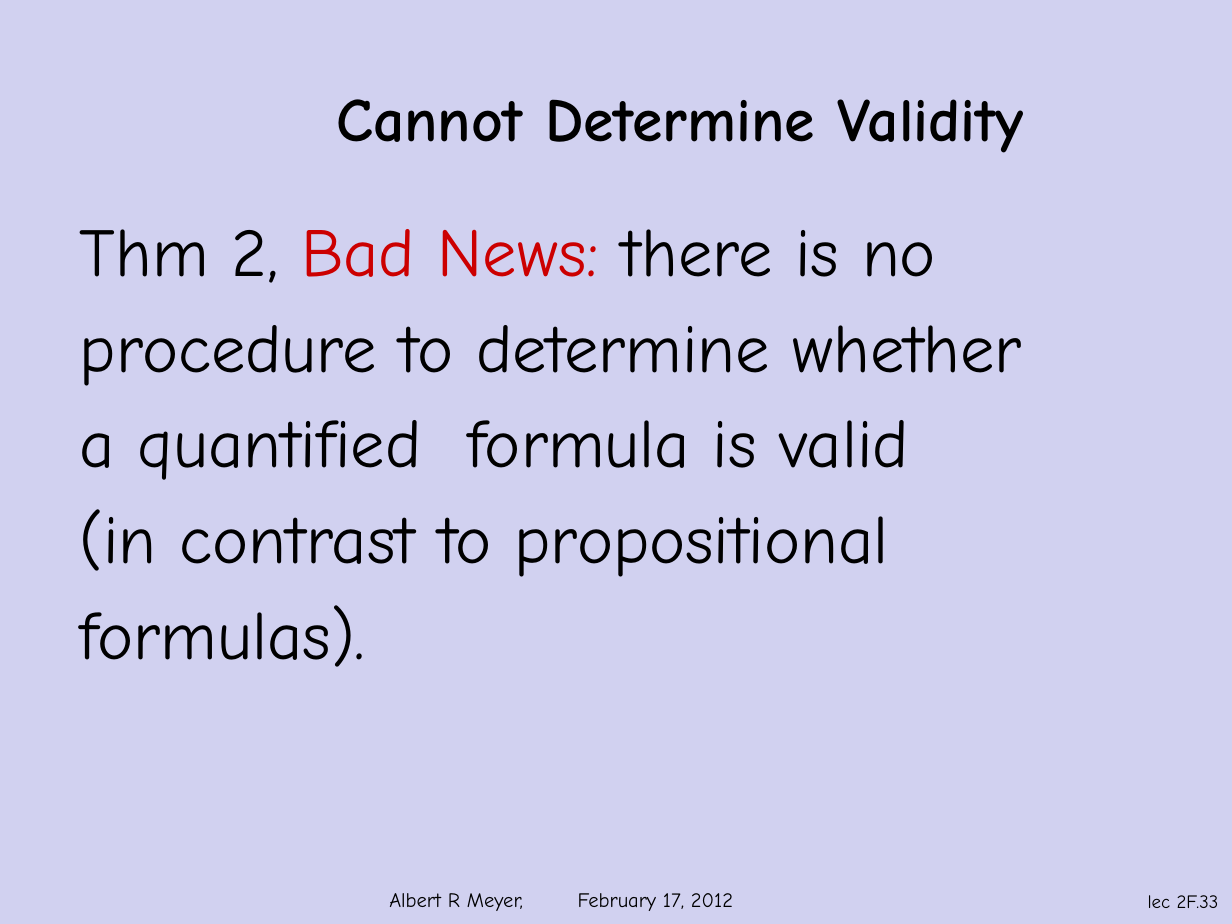
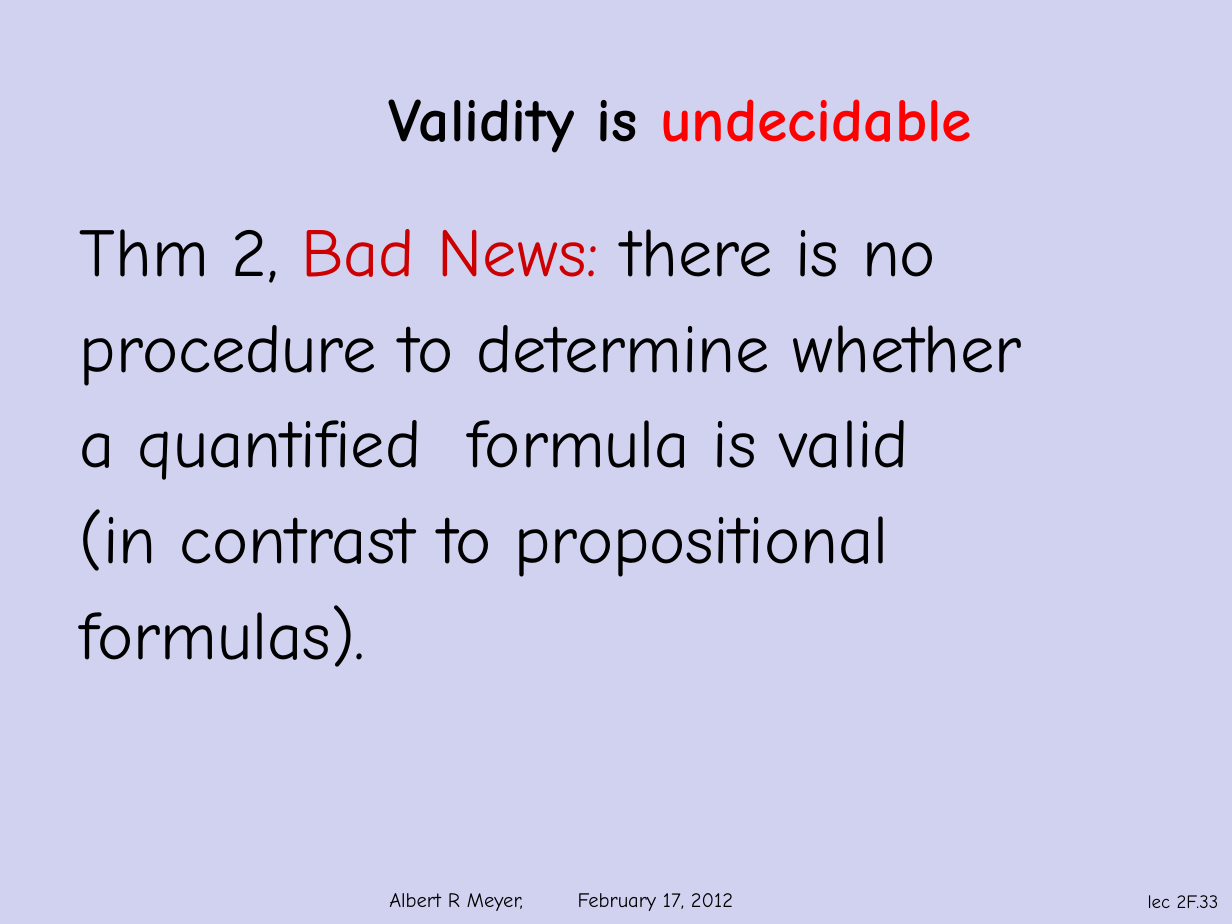
Before and after one commit to armeyer/mcs_web, a slide deck: slide 33 of spring12/slidesS12/slides2f.pptx. Drawn at 1232x924 pixels with LibreOffice and Linux fonts; fonts in the diff are those of the drawing; background and template pictures are left out. Boxes give left, top, right and bottom in pixels: in the first picture for what was removed or moved away, otherwise in the second. Text is boxed around its words. In the diff, an @@ line names an element or a change of style, - is before the commit and + after.

```diff
--- a/spring12/slidesS12/slides2f.pptx
+++ b/spring12/slidesS12/slides2f.pptx
@@ title at <box>388,99,972,153</box>: text changed; text colour #000000 to #FF0000 @@
-Cannot Determine Validity
+Validity is undecidable
```
Also in this commit, not shown: 8 other slides changed, 5 other files.
